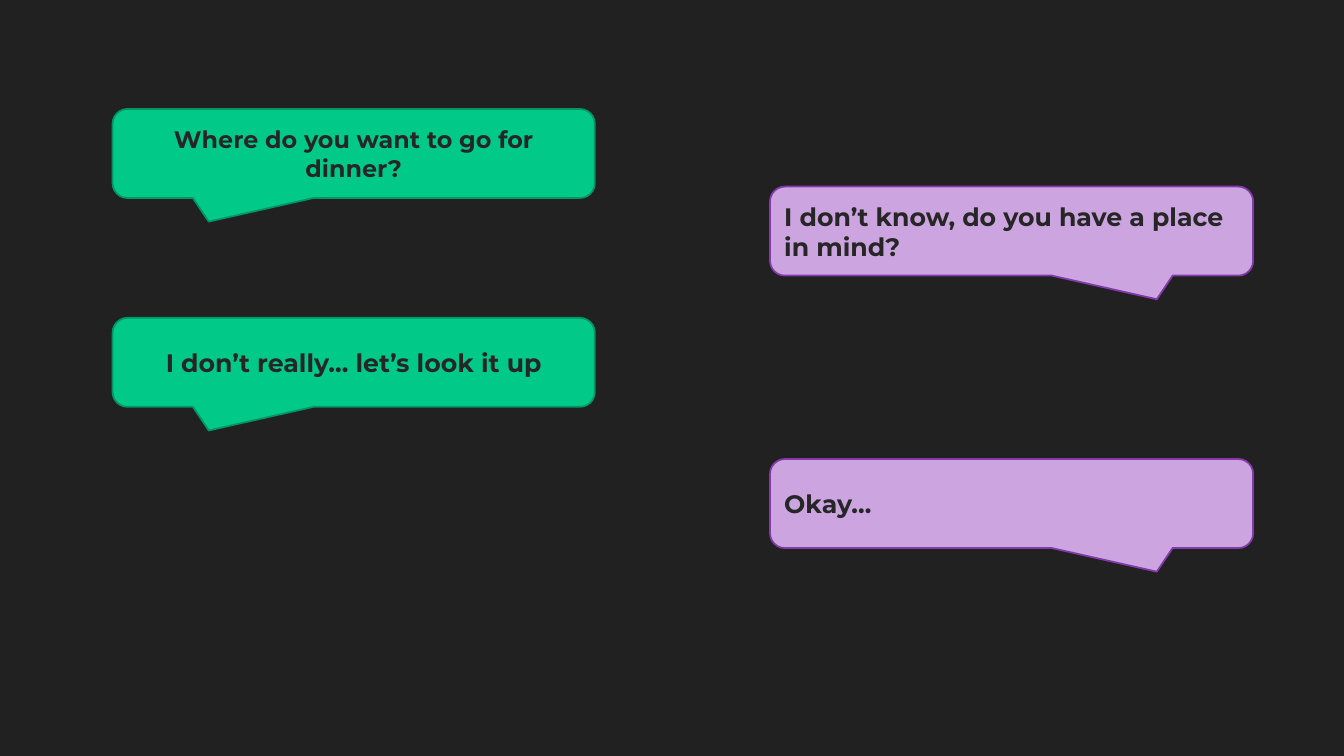
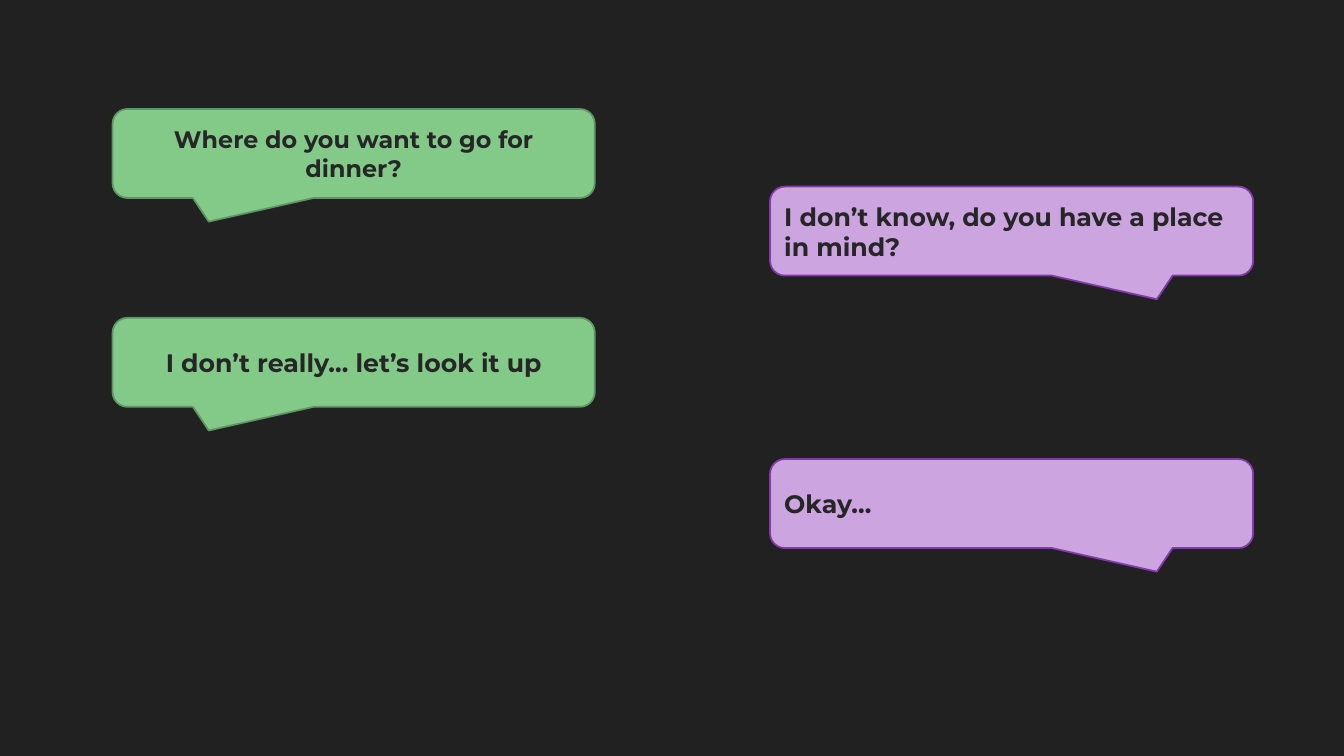
Before and after one commit to nathanshiaulam/cos333, a slide deck: slide 3 of Noms.pptx. Drawn at 1344x756 pixels with LibreOffice and Linux fonts; fonts in the diff are those of the drawing. Boxes give left, top, right and bottom in pixels: in the first picture for what was removed or moved away, otherwise in the second. Text is boxed around its words. In the diff, an @@ line names an element or a change of style, - is before the commit and + after.

```diff
--- a/Noms.pptx
+++ b/Noms.pptx
@@ rounded speech box "Where do you want to ..." at (113, 109, 595, 198): fill #01CA89 to #83CA89; outline #019565 1.25 pt to #619565 1.25 pt @@
@@ rounded speech box "I don’t really… let’s look ..." at (113, 318, 595, 406): fill #01CA89 to #83CA89; outline #019565 1.25 pt to #619565 1.25 pt @@
```
Also in this commit, not shown: 5 other slides changed.
